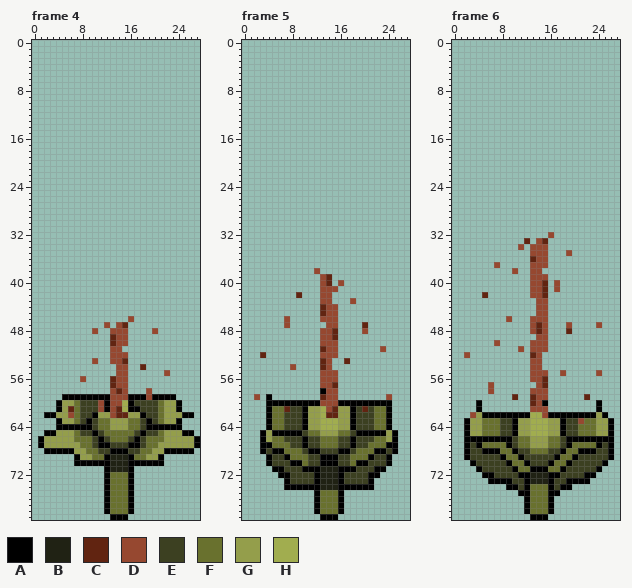
File history of a pixel-art file, Game Arts/Ase Files/plant_BIG_Squirt.ase. Above, as it was before the edit.
28x80 pixels, 24 frames. Shown: frame 4, frame 5, frame 6. The commit also changed other frames, which this record leaves out.
Visible layers, top first: "Layer 2", "Layer 1".
Palette (. is transparent): A #000000  B #202214  C #612411  D #964830  E #3c4021  F #69712e  G #949e4b  H #a1ad4f
Pixels before, frame 4, first column x 1:
46 ...............D...........
47 ...........D.DC............
48 .........D..DDD....D.......
49 ............CDD............
50 ............CDD............
51 ............DD.............
52 ............DDD............
53 .........D..DDC............
54 .............DD..C.........
55 .............DD......D.....
56 .......D....CDD............
57 ............CDD............
58 ............DCD...D........
59 ....AAAAAAAADDDAAADAAAA....
60 ...AGGFEEEDADDHAEEEEFGGA...
61 ...AGCFEEEDADCHAAEEEFGGA...
62 .AAGGDFEEAGGDCCGGAEEFGGGAA.
63 ...AGGFEAEFFGGGFFEAEFGGA...
64 ...AAAAAAEFFGGGFFEAAAAAA...
65 .AAGGGFEEAEFFFFFEAEEFGGGAA.
66 AGGGGGFFFEAEFFFEAEFFFGGGGGA
67 AGGGGGGFFEAAEEEAAEFFGGGGGGA
68 .AAAAAGGFFEEAAAEEFFGGAAAAA.
69 ......AGGFFABBBAFFGGA......
70 ......AAAAAABBBAAAAAA......
71 ...........ABBBA...........
72 ...........AFFFA...........
73 ...........AFFFA...........
74 ...........AFFFA...........
75 ...........AFFFA...........
76 ...........AFFFA...........
77 ...........AFFFA...........
78 ...........AFFFA...........
79 ............AAA............
Pixels before, frame 5, first column x 2:
38 ..........D.............
39 ...........DC...........
40 ...........DC.D.........
41 ...........DDD..........
42 .......C...DD...........
43 ...........DD...D.......
44 ...........CDD..........
45 ...........CDD..........
46 .....D.....DDD..........
47 .....D......DD....C.....
48 ...........DDC....D.....
49 ...........DDC..........
50 ...........DDD..........
51 ...........CDD.......D..
52 .C.........DDD..........
53 ...........CD..C........
54 ......D....CD...........
55 ...........DDD..........
56 ...........DDD..........
57 ...........DDC..........
58 ...........ADD..........
59 D.A........CDD........D.
60 ..AAAAAAAAADDDAAAAAAAAA.
61 ..AFFCEEAGGHDCGGAECEFFA.
62 ..AFFEEEAGGHCCGGAEEEFFA.
63 ..AFFEEEAGGHHHGGAEEEFFA.
64 ..AFFEEEAGGHHHGGAEEEFFA.
65 .AGAAAAAEFFGGGFFEAAAAAGA
66 .AGFFEEEAEEFFFEEAEEEFFGA
67 .AAFFFEEAEEFFFEEAEEFFFAA
68 .AEAAFFFEAAEEEAAEFFFAAEA
69 ..AEEAFFFEEAAAEEFFFAEEA.
70 ..AEEEAAFEEAAAEEFAAEEEA.
71 ...AAEEEAAABBBAAAEEEAA..
72 ....AAEEEEABBBAEEEEAA...
73 .....AEEEEABBBAEEEEA....
74 .....AAAAAABBBAAAAAA....
75 ..........AFFFA.........
76 ..........AFFFA.........
77 ..........AFFFA.........
78 ..........AFFFA.........
79 ...........AAA..........
Pixels before, frame 6, first column x 2:
32 ..............D..........
33 ..........C.DC...........
34 .........D.DDD...........
35 ...........DDD...D.......
36 ...........CDD...........
37 .....D.....DDD...........
38 ........D..DD............
39 ...........DDD...........
40 ...........DDC.D.........
41 ...........DDC.D.........
42 ...C.......DDC...........
43 ............DD...........
44 ............DD...........
45 ............DD...........
46 .......D...DDD...........
47 ...........DCD...D....D..
48 ...........DCD...C.......
49 ............DD...........
50 .....D.....DDD...........
51 .........D.DDD...........
52 D..........CD............
53 ...........DD............
54 ...........DD............
55 ...........DDD..D.....D..
56 ...........DDC...........
57 ....D.......DC...........
58 ....D......DDD...........
59 ........C..CDD......C....
60 ..A........CDA........A..
61 ..A........DDD........A..
62 .DGAAAAAAAAHHDAAAAAAAAGA.
63 AGGFFFEEAGGHHHGGAEEDFFGGA
64 AGGFFFEEAGGHHHGGAEEFFFGGA
65 AGGFFFEEAGGHHHGGAEEFFFGGA
66 AAAAAAAAEFFGGGFFEAAAAAAAA
67 AEAFFFFAEFFGGGFFEAFFFFAEA
68 AEEAAAFFAEEFFFEEAFFAAAEEA
69 AEEEEEAFFAEEEEEAFFAEEEEEA
70 .AEEEEEAFFAEEEAFFAEEEEEA.
71 ..AEEEEEAFFAAAFFAEEEEEA..
72 ...AAEEEEAABBBAAEEEEAA...
73 ....AAAAEEABBBAEEAAAA....
74 .......AAEAFFFAEAA.......
75 .........AAFFFAA.........
76 ..........AFFFA..........
77 ..........AFFFA..........
78 ..........AFFFA..........
79 ...........AAA...........
The same view after the edit:
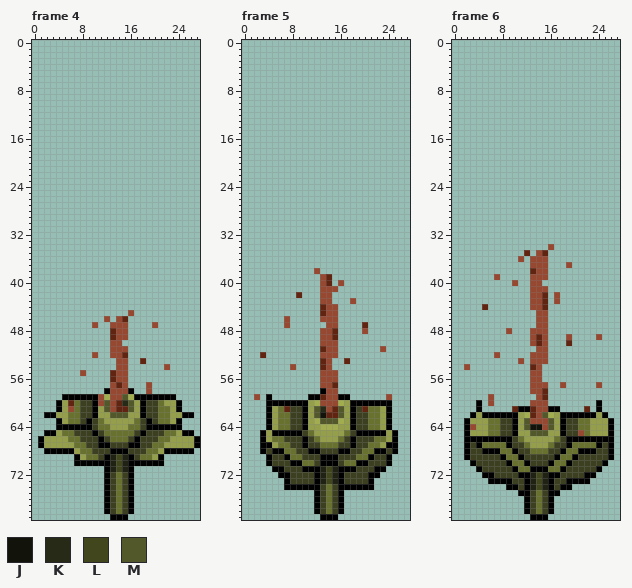
Colours new in this view: J #12130b  K #272a16  L #41461d  M #52582a
The exact change:
Changed rows in their new state; - is an unchanged pixel.
Frame 4, layers "Layer 2", "Layer 1":
first column x 5:
45 -----------D-------
46 -------D-DC.-------
47 -----D-.D-D----D---
48 -----.--C------.---
50 --------D-.--------
51 ----------D--------
52 -----D----C--------
53 -----.--.-D--C-----
54 -------------.---D-
55 ---D----C--------.-
56 ---.---------------
57 --------DC----D----
58 -------A-D-A-------
59 ------DH--MH--A----
60 -C---A-M-CKMGA-----
61 -D---AGM--CMGA---F-
62 -F------MMM------F-
63 -F-----G---G-----F-
65 FFE-------------EFF
66 -F-EE---------EE-F-
67 --F-E---------E-F--
68 ---F-E-------E-F---
69 ----F-E--L--E-F----
70 ---------L---------
71 ---------L---------
72 --------E-E--------
73 --------E-E--------
74 --------E-E--------
75 --------E-E--------
76 --------E-E--------
77 --------E-E--------
78 --------E-E--------
Frame 5, layer "Layer 1":
first column x 5:
59 ------AA---AA------
60 ------GH---HG------
61 G------MK--M----F-G
62 G-F----MJ--M----F-G
63 G-F----HMMMH----F-G
64 G-F-------------F-G
65 -------G---G-------
66 -------FGGGF-------
67 G-----------------G
68 ----E---------E----
69 -----E-------E-----
70 ------F-----F------
71 ---------L---------
72 ---------L---------
73 ---------L---------
74 --------EFE--------
75 --------E-E--------
76 --------E-E--------
77 --------E-E--------
78 --------E-E--------
Frame 6, layers "Layer 2", "Layer 1":
first column x 2:
32 --------------.--------
33 ----------.-..---------
34 ---------.-...D--------
35 ----------C.-C---.-----
36 ---------D-D-----------
37 -----.-----------D-----
38 --------.--C-D---------
39 -----D-----------------
40 --------D----.-.-------
41 -------------D-.-------
42 ---.-----------D-------
43 -----------D-C-D-------
44 ---C-------D-C---------
46 -------.---.-----------
47 -----------.D----.----.
48 -------D----D----.-----
49 -----------DC----D----D
50 -----.------C----C-----
51 ---------.-.-----------
52 .----D-----D-D---------
53 ---------D---D---------
54 D----------C-----------
55 -------------.--.-----.
56 -------------.---------
57 ----.------D-D--D-----D
58 ----.--------C---------
59 ----D---.--.-C------.--
60 ----D------D-D---------
61 --------CAAC--AA----C--
62 -A-------GHCDMHG-------
63 ---G------MDDDM----F-G-
64 -D-G------MJJDM------G-
65 ---G-------MMM-----D-G-
66 ----------G---G--------
67 ---------E-----E-------
first column x 13:
72 -L-
73 -L-
74 BLB
75 E-E
76 E-E
77 E-E
78 E-E
Boxes around the changes in both pictures, in picture pixels (x1, y1, x2, y2):
changed: (62, 310, 176, 514)
changed: (272, 394, 386, 514)
changed: (470, 232, 602, 448)
changed: (464, 352, 470, 370)
changed: (530, 472, 548, 514)
